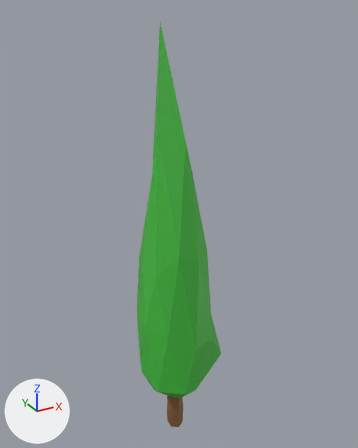
Two versions of the Blender file Blenderfiles/Baum.blend, one commit apart.
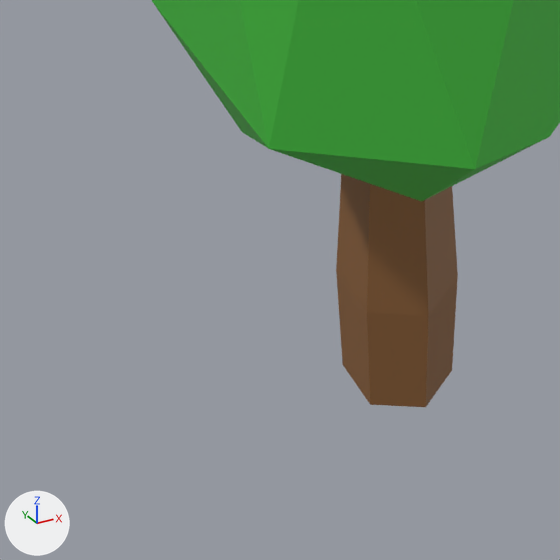
There are two pictures of each version: one whole from a 50 mm camera at (-5.19, -9.68, 10.13) aimed at (0.26, 0.23, 5.18), one close up on the part from 34% to 55% of the width and 83% to 100% of the height. Arrows for +X, +Y and +Z are at lower left; the lights stay in place.

The first close-up shows 'Icosphere', 'Tree_01'.
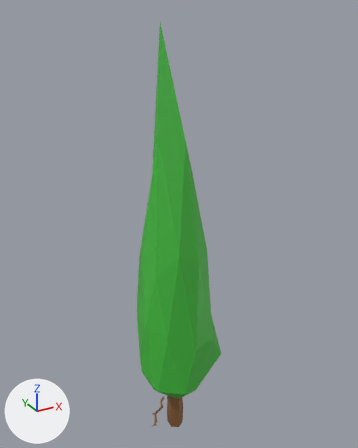
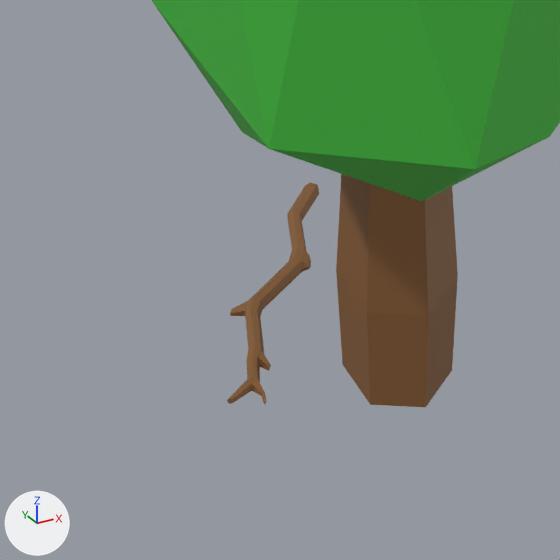
What differs and where, as boxes (x1, y1, x2, y2) in the close-ups (560 x 560 px):
'Branch_00', added (brown): after (227, 183, 319, 404)

The edits, one by one:
Mesh me_cylinder_001 is new.
It has 117 vertices, 112 faces and spans x -0.19..0.19, y -1.0..0.53, z -1.98..2.63.
It uses material mat_stamm (brown #8a5e36).
Object 'Branch_00' (ob_branch_00) is new; it shows me_cylinder_001.
Its location is (-0.218, 0.552, -0.882).
Its rotation in degrees is (130, 90, 0).
Its scale is (0.169, 0.169, 0.256).
